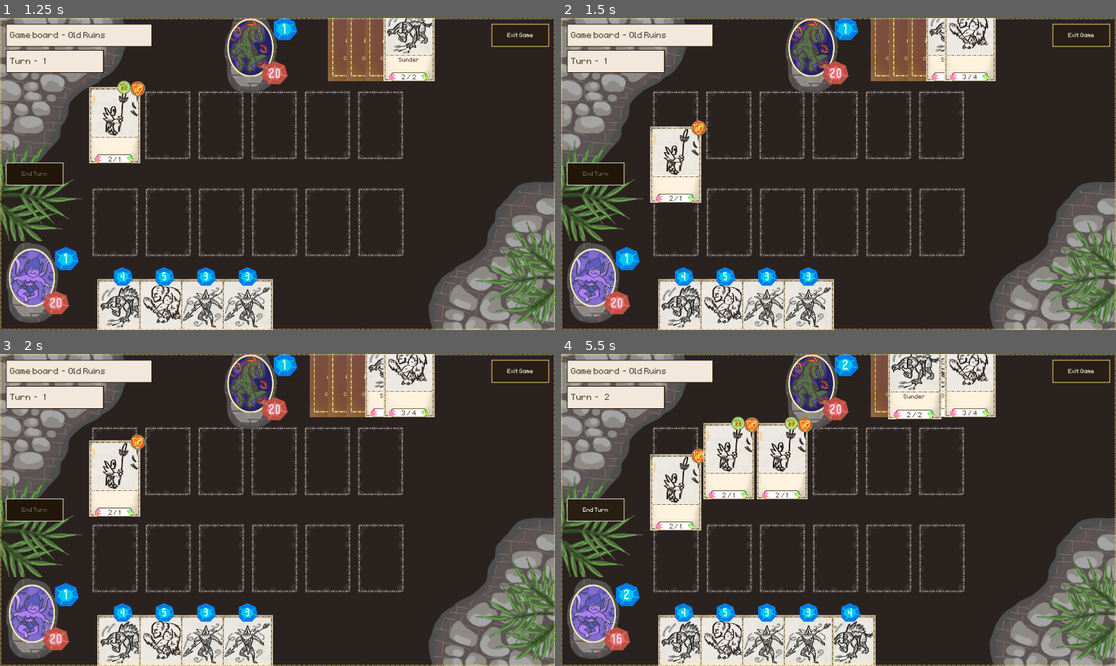
Above: before the commit, frames 1-4 (two rows, left to right).
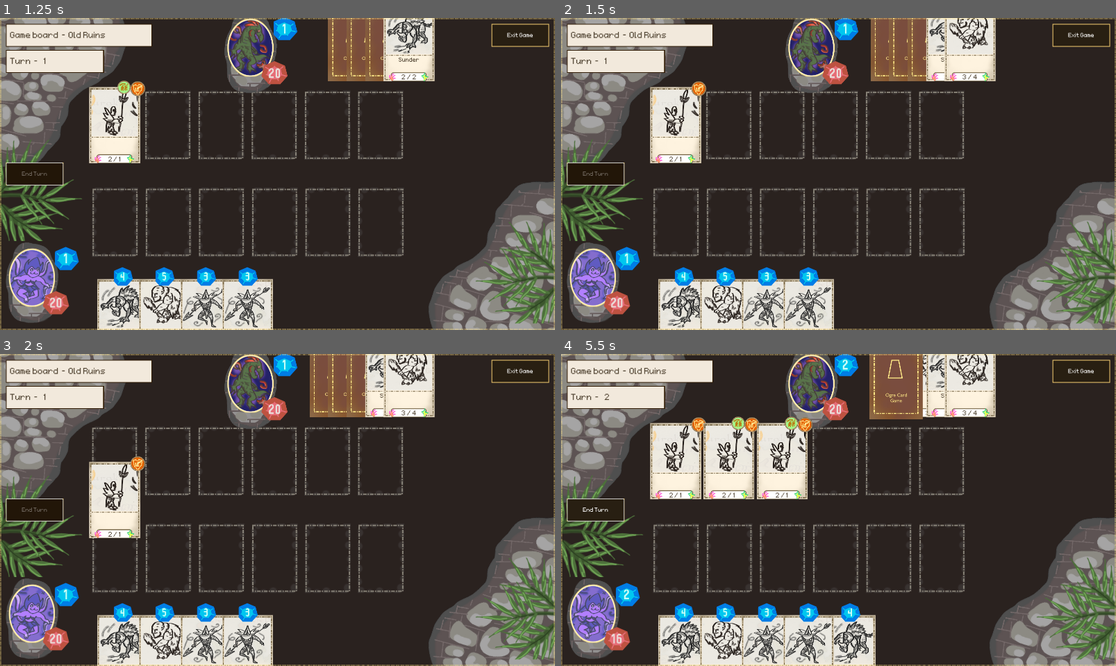
Above: after the commit, the same moments.

Repository: OttoElomaa/Godot-4-Ogre-Card-Game
Game: Godot game, scene res://GameScenes/main.tscn
Two runs of this game, one before a commit and one after it. Both use one fixed random seed, a clock stepped at 60 frames per second and the inputs below.
Inputs (mouse positions are in pixels of both pictures, inside the frame that each line leads up to):
- Up to frame 1 (1.25 s): click (33, 174) at 0.5 s
- Up to frame 2 (1.5 s): click (594, 174) at 1.25 s
- Up to frame 3 (2 s): no input
- Up to frame 4 (5.5 s): click (594, 510) at 2 s; drag from (683, 653) to (816, 385) at 2.77 s; drag from (727, 653) to (816, 385) at 3.52 s; move the mouse to (766, 653) at 4.27 s; click (766, 653) at 4.42 s; tap Enter at 5 s; drag from (810, 653) to (894, 378) at 5.02 s

Frame 1 is identical in both runs. In frame 2, 2.9% of the frame differs, in the area x 16-27%, y 20-60%; in frame 3, 2.1%; in frame 4, 4.4%, in the area x 16-69%, y 0-57%.

Commit message:
Small: Added new timer to make enemy turn flow more naturally

Diff:
--- a/GameScenes/battle_system.gd
+++ b/GameScenes/battle_system.gd
@@ -62,7 +62,8 @@
 func passTurn():
 	cardsManager.startEnemyTurn()
 	#cardsManager.wakeEnemyCards()
-	$EnemyTurnTimer.start()
+	$EnemyStartCombatTimer.start()
+	$EndEnemyTurnTimer.start()
 	enemyPlayTurn()
 
 
@@ -76,6 +77,9 @@
 			if success:
 				enemyMana -= card.manaCost
 
+
+
+func timeoutEnemyStartCombat() -> void:
 	#### ATTACK WITH CARDS ON BOARD
 	var enemyBoardCards = cardsManager.getEnemyBoardCards()
 	for card:Card in enemyBoardCards:
@@ -87,7 +91,6 @@
 			handleEnemyAttackPlayer(card)
 
 
-
 func playEnemyCard(card:Card):
 	for slot:CardSlot in main.getEnemySlots():
 		if slot.isAvailable:
@@ -98,7 +101,7 @@
 
 
 #### START PLAYER'S TURN AFTER ENEMY ACTION
-func _on_enemy_turn_timer_timeout() -> void:
+func timeoutEndEnemyTurn() -> void:
 	turnCount += 1
 	playerMana = turnCount
 	enemyMana = turnCount
@@ -106,7 +109,6 @@
 
 	main.updateUi(turnCount)
 	cardsManager.startPlayerTurn()
-
 
 #############################################################################
 #### PLAYER ATTACK FUNCTIONS
@@ -236,9 +238,3 @@
 
 func getCollidedObject(result):
 	return result.collider.get_parent()
-
-
-#func findValidTargetCardsInArray(cards:Array):
-	#var validCards := []
-	#for c in cards:
-		#if MyTools.checkNodeValidity(c):
--- a/GameScenes/cards_manager.gd
+++ b/GameScenes/cards_manager.gd
@@ -256,7 +256,8 @@
 
 func startEnemyTurn():
 	wakeBoardCards($EnemyBoard)
-	drawCard($EnemyHand)
+	var newCard = drawCard($EnemyHand)
+	newCard.toggleEnemyStatus(true)
 	updateHandCardsVisuals()
 
 
--- a/GameScenes/main.tscn
+++ b/GameScenes/main.tscn
@@ -129,8 +129,12 @@
 points = PackedVector2Array(-287, 209, -492, 528)
 default_color = Color(1, 0.67451, 0.341176, 1)
 
-[node name="EnemyTurnTimer" type="Timer" parent="BattleSystem"]
-wait_time = 1.5
+[node name="EnemyStartCombatTimer" type="Timer" parent="BattleSystem"]
+wait_time = 0.4
+one_shot = true
+
+[node name="EndEnemyTurnTimer" type="Timer" parent="BattleSystem"]
+wait_time = 2.0
 one_shot = true
 
 [node name="CardsManager" type="Node2D" parent="."]
@@ -386,7 +390,8 @@
 theme_override_styles/hover = ExtResource("8_2brjh")
 theme_override_styles/normal = ExtResource("9_7ijru")
 
-[connection signal="timeout" from="BattleSystem/EnemyTurnTimer" to="BattleSystem" method="_on_enemy_turn_timer_timeout"]
+[connection signal="timeout" from="BattleSystem/EnemyStartCombatTimer" to="BattleSystem" method="timeoutEnemyStartCombat"]
+[connection signal="timeout" from="BattleSystem/EndEnemyTurnTimer" to="BattleSystem" method="timeoutEndEnemyTurn"]
 [connection signal="pressed" from="CanvasLayer/ExitPane/Panel/ExitButton" to="." method="_on_exit_button_pressed"]
 [connection signal="pressed" from="CanvasLayer/EndTurnPane/Panel/EndTurnButton" to="BattleSystem" method="_on_end_turn_button_pressed"]
 [connection signal="pressed" from="ActionMenuCanvas/CardActionMenu/DefendPanel/ToggleDefendButton" to="." method="_on_toggle_defend_button_pressed"]
